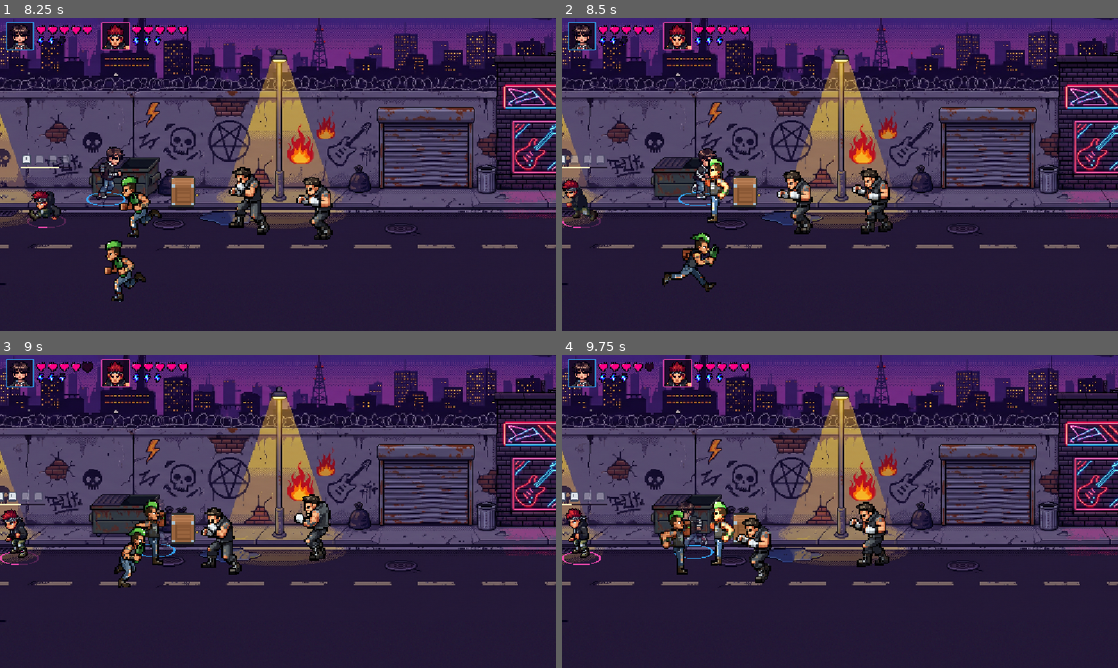
Above: before the commit, frames 1-4 (two rows, left to right).
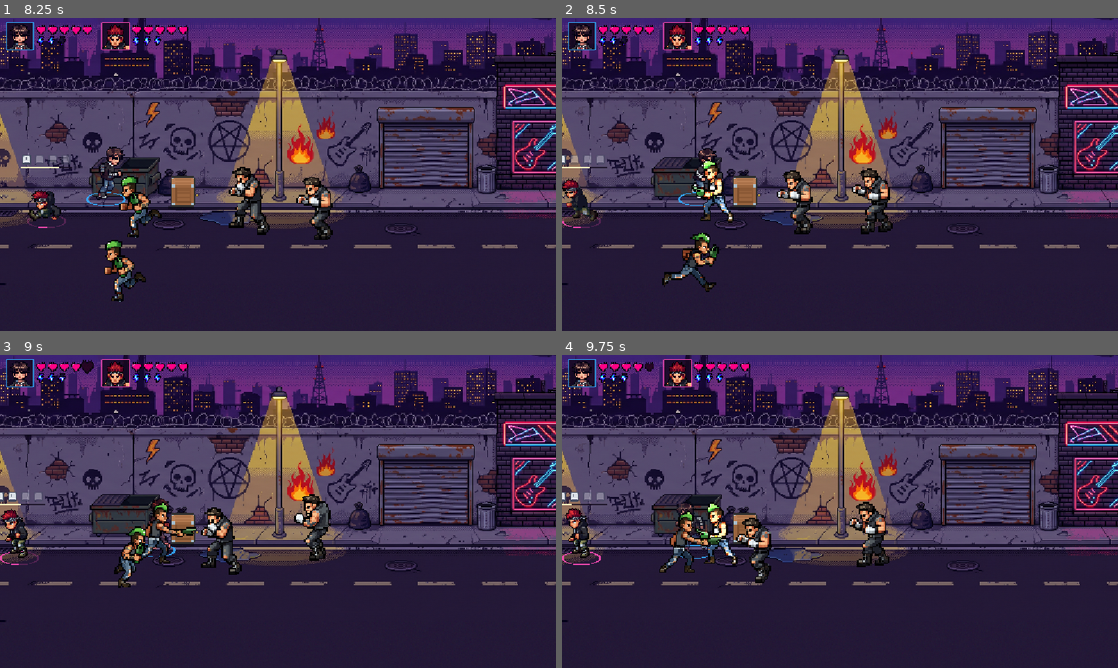
Above: after the commit, the same moments.

Repository: lucas-gif561/metalworld
Game: Godot game, scene res://ui/tela_inicial.tscn
Same seed, same stepped clock (60 frames per second), same inputs: the game is played once before the commit and once after it. Sound files missing from this copy of the repository are replaced by a short silence.
Inputs (mouse positions are in pixels of both pictures, inside the frame that each line leads up to):
- Up to frame 1 (8.25 s): click "Jogar sozinho" at 0.5 s; tap Enter at 1.25 s; move the mouse to (400, 158) at 1.27 s; hold D (mover_direita) 1.28-2.03 s; hold F (atacar) 1.28-2.03 s; click (400, 158) at 1.42 s; move the mouse to (166, 190) at 2.02 s; hold S (mover_baixo) 2.03-2.78 s; tap G (dodge) at 2.1 s; move the mouse to (333, 105) at 2.77 s; hold D (mover_direita) 2.78-3.53 s; tap Y (interagir) at 2.85 s; move the mouse to (250, 237) at 3.52 s; hold W (mover_cima) 3.53-4.28 s; tap R (p1_reiniciar) at 3.6 s; click (250, 237) at 3.67 s; move the mouse to (444, 221) at 4.27 s; hold A (mover_esquerda) 4.28-5.78 s; tap T (p1_riff_mode) at 4.35 s; move the mouse to (111, 127) at 5.02 s; tap J (p2_atacar) at 5.1 s; move the mouse to (305, 174) at 5.77 s; hold S (mover_baixo) 5.78-6.53 s; tap Right (p2_mover_direita) at 5.85 s; click (305, 174) at 5.92 s; move the mouse to (194, 96) at 6.52 s; hold D (mover_direita) 6.53-7.28 s; tap Left (p2_riff_esquerda) at 6.6 s; move the mouse to (400, 158) at 7.27 s; hold W (mover_cima) 7.28-8.03 s; tap I (p2_riff_mode) at 7.35 s; move the mouse to (166, 190) at 8.02 s; hold D (mover_direita) from 8.03 s (still down); tap K at 8.1 s; click (166, 190) at 8.17 s
- Up to frame 2 (8.5 s): keep holding D (mover_direita)
- Up to frame 3 (9 s): move the mouse to (333, 442) at 8.77 s; release D (mover_direita) at 8.78 s; hold S (mover_baixo) from 8.78 s (still down); tap L at 8.85 s
- Up to frame 4 (9.75 s): move the mouse to (812, 574) at 9.52 s; release S (mover_baixo) at 9.53 s; hold A (mover_esquerda) from 9.53 s (still down); tap Enter at 9.6 s

Frame 1 is identical in both runs. In frame 2, 0.7% of the frame differs, in the area x 23-31%, y 44-66%; in frame 3, 0.9%; in frame 4, 1.7%, in the area x 17-32%, y 46-71%.

Commit message:
Inimigos: golpe no quadro certo e ataque novo do corredor
- Inimigo ganha quadro_carga (pose parada que pisca) e quadro_impacto
  (quadro em que o golpe acerta ou o tiro sai); o padrão mantém o
  comportamento antigo.
- Atirador e tanque não reiniciam mais a animação ao atirar.
- Corredor com o ataque novo da garrafa; corredor, brigão, atirador,
  grande e rápido com carga e impacto ajustados nas cenas.
- Boss 1 invoca o corredor no lugar do punk antigo.

Co-Authored-By: Claude Opus 5.5 <noreply@anthropic.com>

Diff:
--- a/fases/boss_1/boss_1.tscn
+++ b/fases/boss_1/boss_1.tscn
@@ -7,7 +7,7 @@
 [ext_resource type="PackedScene" path="res://fases/boss_1/projetil_palheta.tscn" id="4_8xsta"]
 [ext_resource type="PackedScene" path="res://fases/boss_1/onda_sonora.tscn" id="4_78twr"]
 [ext_resource type="PackedScene" path="res://ui/hud.tscn" id="30_hud"]
-[ext_resource type="PackedScene" path="res://inimigos/rapido/inimigo_rapido.tscn" id="41_capanga"]
+[ext_resource type="PackedScene" path="res://fases/rua_1/inimigos/corredor.tscn" id="41_capanga"]
 [ext_resource type="PackedScene" path="res://fases/boss_1/pedal.tscn" id="42_runa"]
 [ext_resource type="PackedScene" path="res://bosses/base/particulas_boss.tscn" id="43_particulas"]
 [ext_resource type="PackedScene" path="res://ui/cabo_de_forca.tscn" id="44_cabo"]
--- a/fases/rua_1/inimigos/atirador.tscn
+++ b/fases/rua_1/inimigos/atirador.tscn
@@ -4,6 +4,8 @@
 [ext_resource type="SpriteFrames" path="res://fases/rua_1/sprites/atirador/atirador.tres" id="2_frames"]
 
 [node name="Atirador" instance=ExtResource("1_base")]
+quadro_carga = 4
+quadro_impacto = 5
 
 [node name="AnimatedSprite2D" parent="." index="0"]
 scale = Vector2(2, 2)
--- a/fases/rua_1/inimigos/brigao.tscn
+++ b/fases/rua_1/inimigos/brigao.tscn
@@ -4,6 +4,8 @@
 [ext_resource type="SpriteFrames" path="res://fases/rua_1/sprites/brigao/brigao.tres" id="2_frames"]
 
 [node name="Brigao" instance=ExtResource("1_base")]
+quadro_carga = 3
+quadro_impacto = 4
 
 [node name="AnimatedSprite2D" parent="." index="0"]
 scale = Vector2(2, 2)
--- a/fases/rua_1/inimigos/corredor.tscn
+++ b/fases/rua_1/inimigos/corredor.tscn
@@ -4,6 +4,8 @@
 [ext_resource type="SpriteFrames" path="res://fases/rua_1/sprites/corredor/corredor.tres" id="2_frames"]
 
 [node name="Corredor" instance=ExtResource("1_base")]
+quadro_carga = 3
+quadro_impacto = 4
 
 [node name="AnimatedSprite2D" parent="." index="0"]
 scale = Vector2(1.95, 1.95)
--- a/fases/rua_1/inimigos/grande.tscn
+++ b/fases/rua_1/inimigos/grande.tscn
@@ -4,6 +4,7 @@
 [ext_resource type="SpriteFrames" path="res://fases/rua_1/sprites/grande/grande.tres" id="2_frames"]
 
 [node name="InimigoGrande" instance=ExtResource("1_base")]
+quadro_impacto = 1
 
 [node name="AnimatedSprite2D" parent="." index="0"]
 sprite_frames = ExtResource("2_frames")
--- a/fases/rua_1/sprites/corredor/corredor.tres
+++ b/fases/rua_1/sprites/corredor/corredor.tres
@@ -65,18 +65,6 @@
 [sub_resource type="AtlasTexture" id="attack_4"]
 atlas = ExtResource("attack")
 region = Rect2(384, 0, 96, 64)
-
-[sub_resource type="AtlasTexture" id="attack_5"]
-atlas = ExtResource("attack")
-region = Rect2(480, 0, 96, 64)
-
-[sub_resource type="AtlasTexture" id="attack_6"]
-atlas = ExtResource("attack")
-region = Rect2(576, 0, 96, 64)
-
-[sub_resource type="AtlasTexture" id="attack_7"]
-atlas = ExtResource("attack")
-region = Rect2(672, 0, 96, 64)
 
 [sub_resource type="AtlasTexture" id="hurt_0"]
 atlas = ExtResource("hurt")
@@ -153,13 +141,10 @@
 { "duration": 1.0, "texture": SubResource("attack_1") },
 { "duration": 1.0, "texture": SubResource("attack_2") },
 { "duration": 1.0, "texture": SubResource("attack_3") },
-{ "duration": 1.0, "texture": SubResource("attack_4") },
-{ "duration": 1.0, "texture": SubResource("attack_5") },
-{ "duration": 1.0, "texture": SubResource("attack_6") },
-{ "duration": 1.0, "texture": SubResource("attack_7") }],
+{ "duration": 3.0, "texture": SubResource("attack_4") }],
 "loop": false,
 "name": &"attack",
-"speed": 24.0
+"speed": 12.0
 }, {
 "frames": [{ "duration": 1.0, "texture": SubResource("hurt_0") },
 { "duration": 1.0, "texture": SubResource("hurt_1") },
--- a/inimigos/atirador/inimigo_atirador.gd
+++ b/inimigos/atirador/inimigo_atirador.gd
@@ -45,4 +45,3 @@
 
 	projetil.global_position = global_position + Vector2(45 * direcao, -altura_tiro) * escala_personagem
 	Audio.tocar("tiro_inimigo")
-	_tocar_acao("attack")
--- a/inimigos/base/inimigo.gd
+++ b/inimigos/base/inimigo.gd
@@ -54,6 +54,12 @@
 @export_group("Carga do ataque")
 ## Quanto tempo o inimigo avisa (congelado e piscando) antes de atacar
 @export var tempo_preparo = 0.45
+## Quadro do "attack" em que ele congela piscando durante a carga (a pose
+## parada do windup). Depois da carga a animação segue a partir dele.
+@export var quadro_carga := 0
+## Quadro do "attack" em que o golpe acerta (ou o tiro sai), para o dano
+## bater com a arte. -1 = logo que a carga termina.
+@export var quadro_impacto := -1
 ## 1 = voa longe com o soco; 0,3 = pesado; 0 = não se mexe
 @export var resistencia_empurrao = 1.0
 
@@ -313,8 +319,9 @@
 	return ponto
 
 
-## Avisa o ataque (congela no 1º quadro do "attack", piscando branco) e depois
-## chama "golpe". Se o inimigo apanhar durante a carga, o golpe é cancelado.
+## Avisa o ataque (congela no quadro_carga do "attack", piscando branco) e
+## chama "golpe" quando a animação chega no quadro_impacto. Se o inimigo
+## apanhar antes disso, o golpe é cancelado.
 func carregar_ataque(golpe: Callable) -> void:
 	preparando = true
 	_preparo_id += 1
@@ -323,6 +330,8 @@
 	velocity = Vector2.ZERO
 	_tocar_acao("attack")
 	sprite.pause()
+	if sprite.animation == &"attack":
+		sprite.frame = quadro_carga
 	sprite.modulate = COR_CARGA
 
 	await get_tree().create_timer(tempo_preparo).timeout
@@ -334,6 +343,15 @@
 	sprite.modulate = Color.WHITE
 	sprite.play()
 	timer_ataque.start()
+
+	# Espera a arte chegar no golpe; apanhar no caminho troca a animação e cancela
+	var animacao = sprite.animation
+	while quadro_impacto > sprite.frame and sprite.animation == animacao and sprite.is_playing():
+		await sprite.frame_changed
+		if id != _preparo_id or morto or not is_inside_tree():
+			return
+	if sprite.animation != animacao:
+		return
 	golpe.call()
 
 
--- a/inimigos/rapido/inimigo_rapido.tscn
+++ b/inimigos/rapido/inimigo_rapido.tscn
@@ -6,6 +6,8 @@
 [node name="InimigoRapido" unique_id=577347522 instance=ExtResource("1_erp6p")]
 velocidade = 170.0
 vida = 2
+quadro_carga = 1
+quadro_impacto = 2
 
 [node name="AnimatedSprite2D" parent="." index="0" unique_id=401039523]
 scale = Vector2(1.75, 1.75)
--- a/inimigos/tanque/inimigo_tanque.gd
+++ b/inimigos/tanque/inimigo_tanque.gd
@@ -51,4 +51,3 @@
 
 	granada.global_position = global_position + Vector2(60.0 * lado, -43.0) * escala_personagem
 	Audio.tocar("tiro_inimigo", 0.0)
-	_tocar_acao("attack")
Binary file changed: fases/rua_1/sprites/corredor/attack.png
